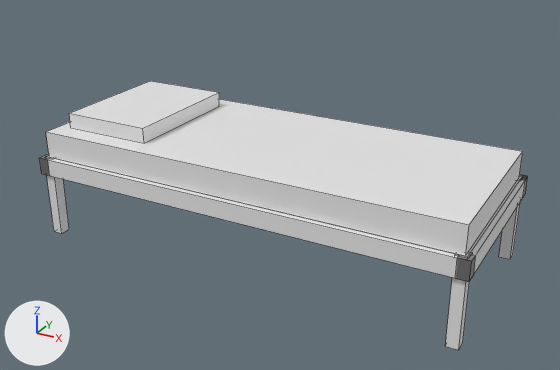
Renders of the FBX model Assets/Art/Props/Asylum/SM_Asy_Bed.fbx from each side of a commit.
One viewpoint serves both versions: a camera (50 mm lens) standing at (1.55, -2.79, 1.69) and looking at (0.04, -0.04, 0.31). Every picture has the same lights, and +X, +Y and +Z are marked at lower left. The picture after the commit comes second. Mesh edges are drawn as thin lines. Where no turn or scale is listed for an object, it has been applied to the vertices. Vertices at exactly the same position are counted once.

Names of what the first picture shows: 'SM_Asy_Bed'.
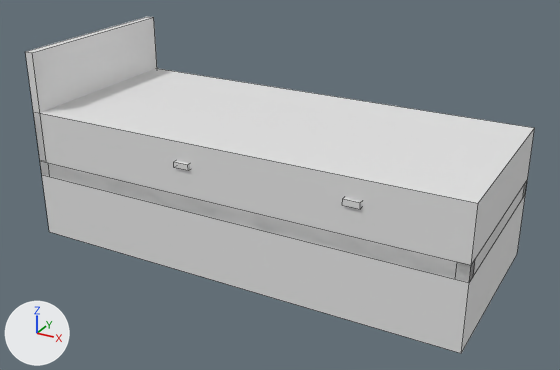
Location of each change, [x1, y1, x2, y2] in pixels of the pictures (560 x 370 px):
'SM_Asy_Bed', reshaped
    before: [40, 81, 528, 350]
    after: [33, 68, 535, 353]
'Mesh', added (mostly hidden)
    after: [25, 17, 527, 283]
part 1 of me_cube, added
    after: [33, 68, 535, 353]
part 2 of me_cube, deleted
    before: [40, 154, 528, 282]
part 3 of me_cube, deleted
    before: [47, 158, 69, 234]
part 4 of me_cube, deleted
    before: [46, 99, 523, 255]
part 5 of me_cube, deleted
    before: [69, 81, 219, 143]
part 6 of me_cube, deleted
    before: [445, 253, 472, 350]
part 7 of me_cube, deleted
    before: [499, 203, 520, 259]
part 8 of me_cube, deleted
    before: [46, 155, 522, 258]

The edits, one by one:
me_cube is used by ob_sm_asy_bed; location (0.0, 0.0, 0.0).
me_cube had 80 vertices, 66 faces and spanned x -1.0..1.0, y -0.42..0.43, z 0.0..0.57.
me_cube no longer uses material mat_m_asy_props (white #e7e7e7).
me_cube now has 8 vertices, 6 faces and spans x -1.0..1.0, y -0.43..0.43, z 0.0..0.6.
me_cube part 1: a new loose piece, a box spanning x -1.0..1.0, y -0.43..0.43, z 0.0..0.6.
me_cube part 2: the loose piece of 24 vertices spanning x -1.0..1.0, y -0.42..0.43, z 0.3..0.38 is deleted.
me_cube part 3: the loose piece of 8 vertices spanning x -0.98..-0.94, y -0.41..-0.36, z 0.0..0.38 is deleted.
me_cube part 4: the loose piece of 8 vertices spanning x -0.97..0.97, y -0.39..0.4, z 0.38..0.5 is deleted.
me_cube part 5: the loose piece of 8 vertices spanning x -0.91..-0.49, y -0.3..0.3, z 0.5..0.57 is deleted.
me_cube part 6: the loose piece of 8 vertices spanning x 0.94..0.98, y -0.41..-0.36, z 0.0..0.38 is deleted.
me_cube part 7: the loose piece of 8 vertices spanning x 0.94..0.98, y 0.36..0.41, z 0.0..0.38 is deleted.
me_cube part 8: the loose piece of 8 vertices spanning x -0.98..0.98, y -0.4..0.41, z 0.37..0.38 is deleted.
Other edits to the shape of me_cube do not show in these pictures.
Mesh me_cube_1 is new.
It has 152 vertices, 114 faces and spans x -0.04..1.96, y -0.05..0.82, z -0.2..0.67.
It uses material mat_m_asy_props (white #e7e7e7).
Object 'Mesh' (ob_mesh) is new; it shows me_cube_1.
Its location is (-0.96, -0.385, 0.2).
